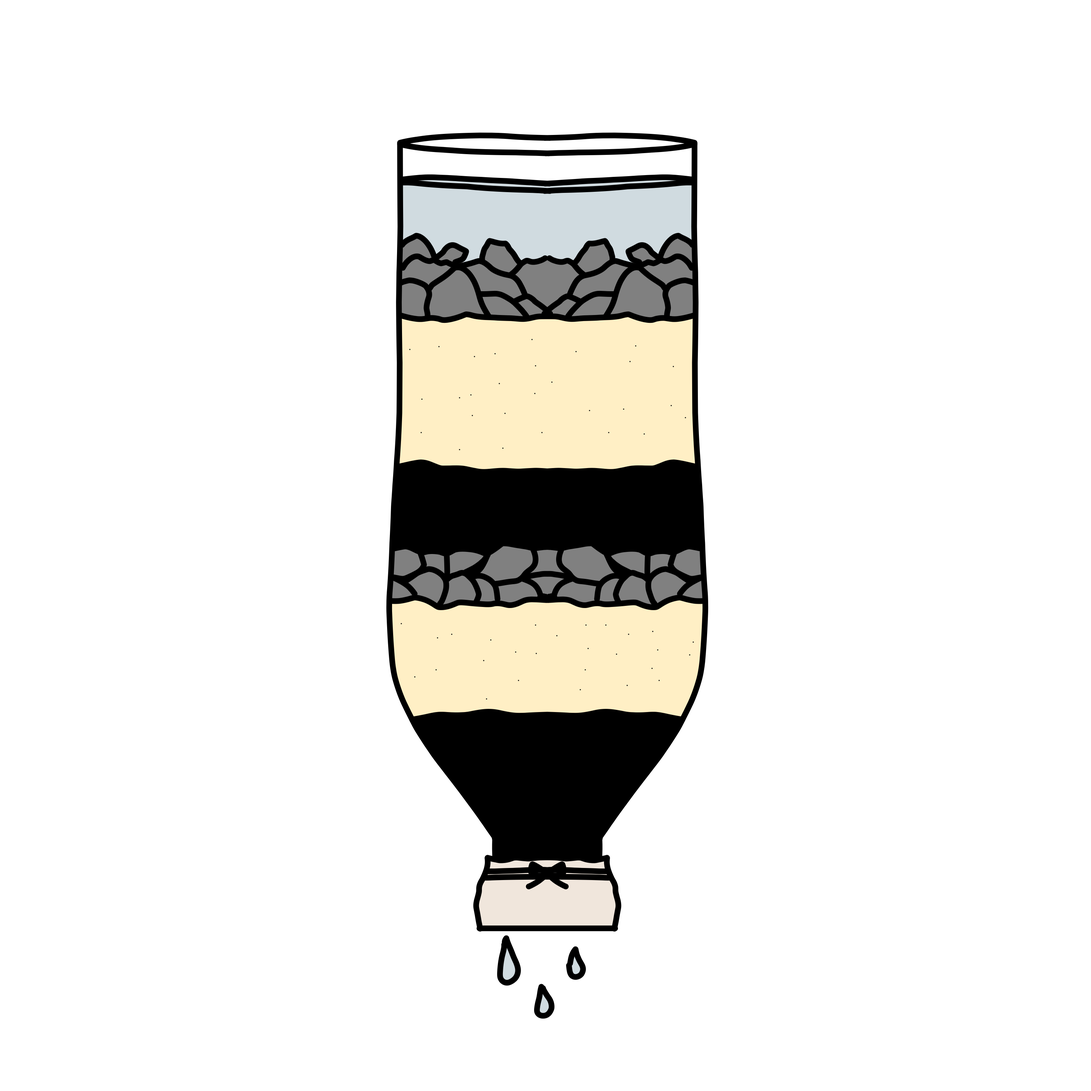
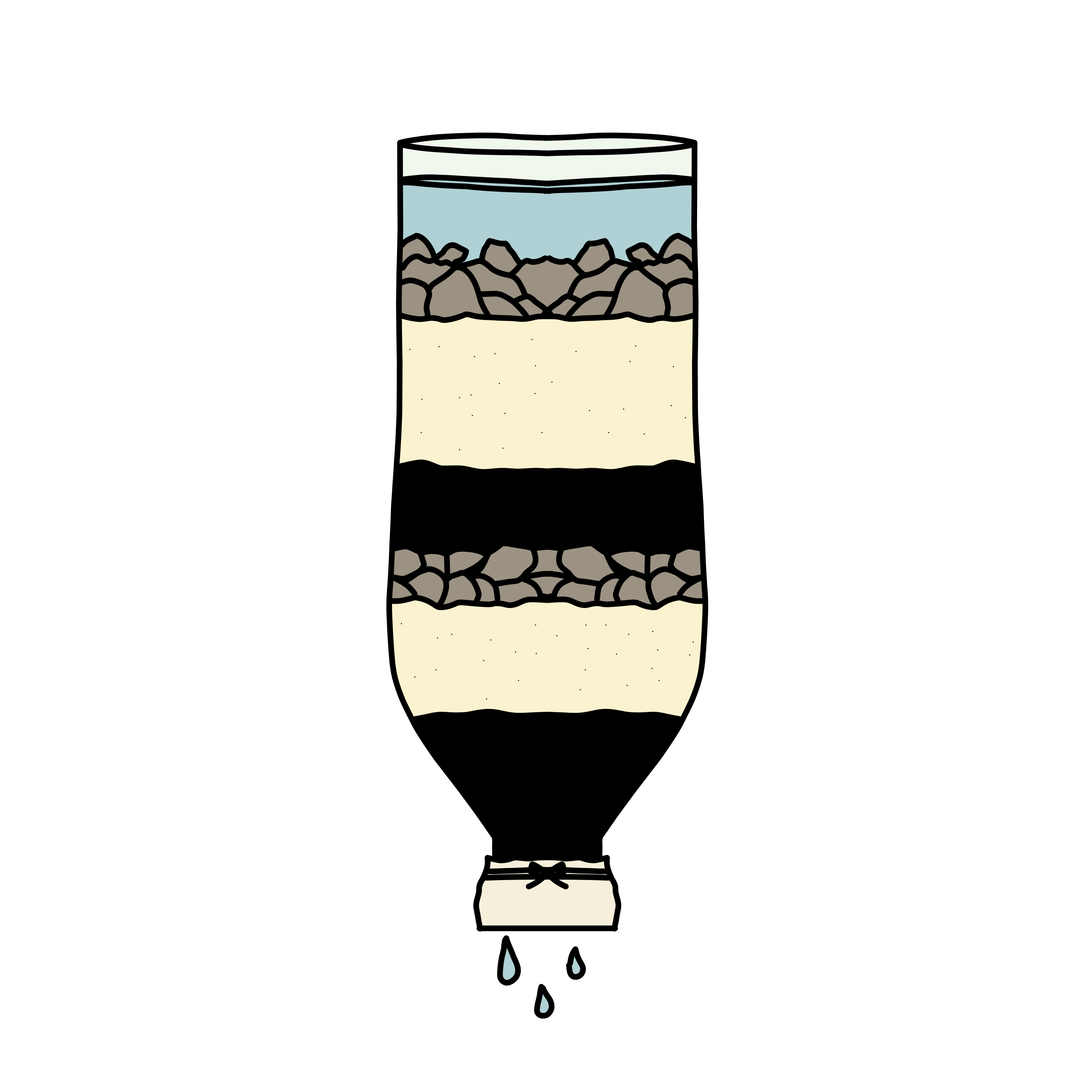
The second 1091 × 1091 image is a revision of the first. Changes to its layers:
painted on "Details" over (395, 326, 703, 714)
painted on "Line art" over (392, 138, 703, 1014)
painted on "Color" over (392, 138, 703, 1014)
painted on "Background" over (392, 138, 703, 1014)
